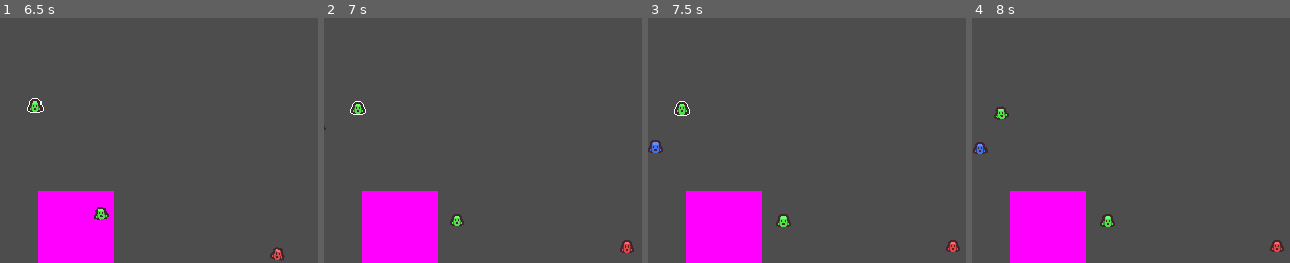
Above: before the commit, frames 1-4 (left to right).
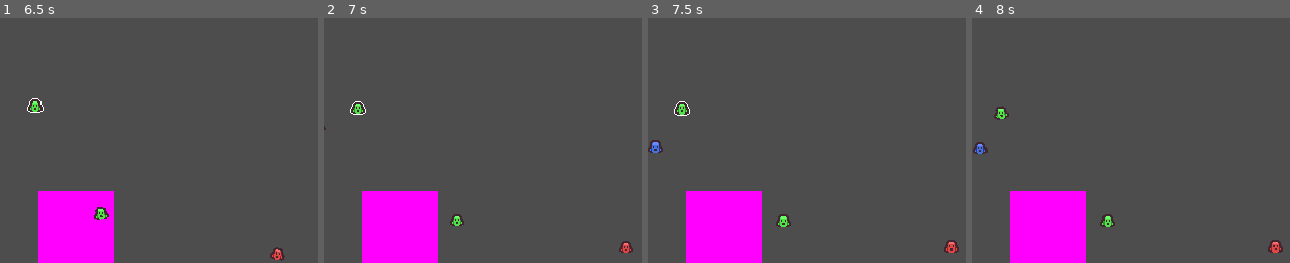
Above: after the commit, the same moments.

Repository: RiddimCrunch/TinyCreature-LudumDare56-
Game: Godot game, scene res://Scenes/World.tscn
Two runs of this game, one before a commit and one after it. Both use one fixed random seed, a clock stepped at 60 frames per second and the inputs below.
Inputs (mouse positions are % of the whole screen's width and height, from its top left):
- Up to frame 1 (6.5 s): move the mouse to (90, 45) at 0.52 s; hold Right (ui_right) 0.53-1.25 s; click (90, 45) at 0.67 s; tap Space (Jump) at 0.77, 3.77 s; drag from (38, 55) to (75, 52) at 1.27 s; move the mouse to (75, 28) at 2.02 s; hold Right (ui_right) 2.03-2.75 s; drag from (57, 70) to (43, 93) at 2.77 s; move the mouse to (outside the picture) at 3.52 s; hold Left (ui_left) 3.53-4.25 s; tap Enter at 4.25 s; drag from (25, 35) to (57, 87) at 4.27 s; move the mouse to (69, 50) at 5.02 s; hold Down (ui_down) 5.03-5.75 s; click (69, 50) at 5.17 s; drag from (44, 25) to (57, 87) at 5.77 s
- Up to frame 2 (7 s): move the mouse to (90, 45) at 6.52 s; hold Up (ui_up) from 6.53 s (still down); tap Space (Jump) at 6.77 s
- Up to frame 3 (7.5 s): release Up (ui_up) at 7.25 s; drag from (38, 55) to (71, 50) at 7.27 s
- Up to frame 4 (8 s): no input
The pictures show only the part of the screen within x 50-100%, y 8-58%; the shares and areas given below are measured in that part.

Frame 1 is identical in both runs. In frame 2, 0.1% of the frame differs, in the area x 92-98%, y 90-96%; in frame 3, 0.1%, in the area x 93-99%, y 90-96%; in frame 4, 0.1%.

Commit message:
mmmmh tweaks

Diff:
--- a/ludumdare/Scripts/ally.gd
+++ b/ludumdare/Scripts/ally.gd
@@ -46,6 +46,7 @@
 
 func cmd_set_target(cmd_target: Vector2, move_state: AllyState):
 	target = cmd_target
+	target_enemy = null
 	state = move_state
 
 func waiting(_delta: float):
@@ -87,23 +88,25 @@
 	velocity_change = target_velocity - linear_velocity
 
 	var norm = distance.length()
-	if (norm < 3):
+	if (norm < 2):
 		target_set = false
 		state = AllyState.waiting
 		if (wait_timer.is_stopped()):
 			wait_timer.start(5)
 
 
+func start_combat(enemy: Enemy):
+	if ((target_enemy == null
+			or (target_enemy.type.type != type.type and enemy.type.type == type.type))
+			and state != AllyState.moving):
+		target_enemy = enemy
+		state = AllyState.in_combat
 
 func _on_area_2d_area_entered(area: Area2D) -> void:
 	if (!area.get_parent().is_in_group("Mechant")):
 		return
 	var enemy = area.get_parent()
-	if ((target_enemy == null
-			or (target_enemy.type.type != type.type and enemy.type.type == type.type))
-			and state != AllyState.moving):
-		target_enemy = enemy
-		state = AllyState.in_combat
+	start_combat(enemy)
 
 
 func _on_timer_timeout() -> void:
@@ -113,7 +116,6 @@
 
 func receive_damage(dmg: float):
 	health -= dmg
-	print("received %s damage" % dmg)
 	if (health <= 0):
 		die()
 
@@ -126,7 +128,8 @@
 		apply_central_impulse(-velocity_change.normalized() * 150)
 		return
 	apply_central_impulse(-velocity_change.normalized() * 750)
-	print("Collision")
+
+	start_combat(body)
 	if body.type.type == type.type:
 		body.receive_damage(20)
 	else:
--- a/ludumdare/Scripts/enemy.gd
+++ b/ludumdare/Scripts/enemy.gd
@@ -55,7 +55,6 @@
 
 func receive_damage(dmg: float):
 	health -= dmg
-	print("received %s damage" % dmg)
 	if (health <= 0):
 		die()
 
